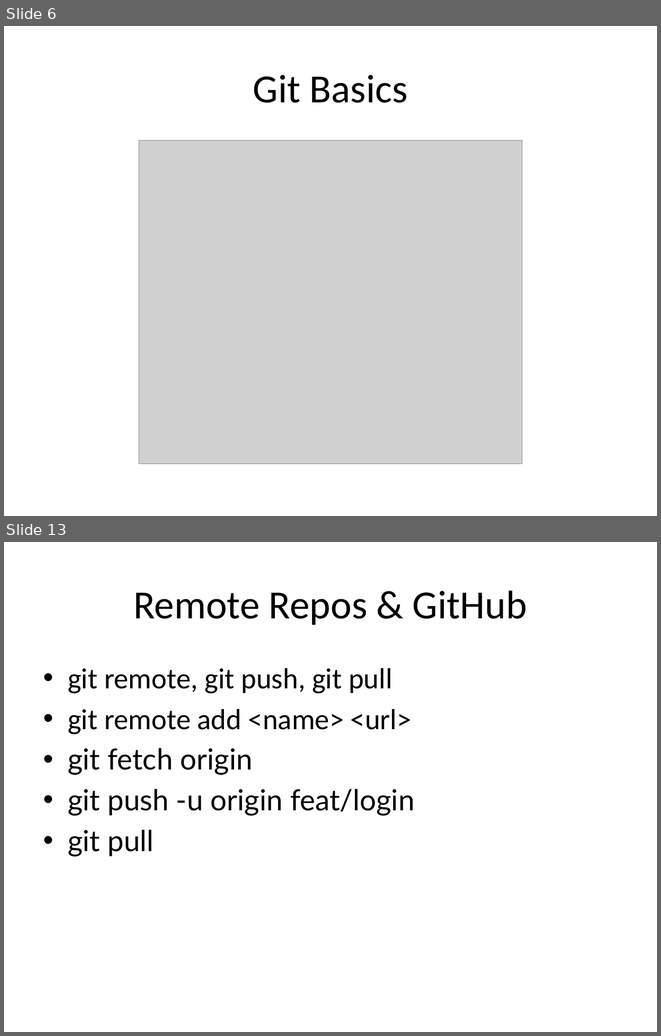
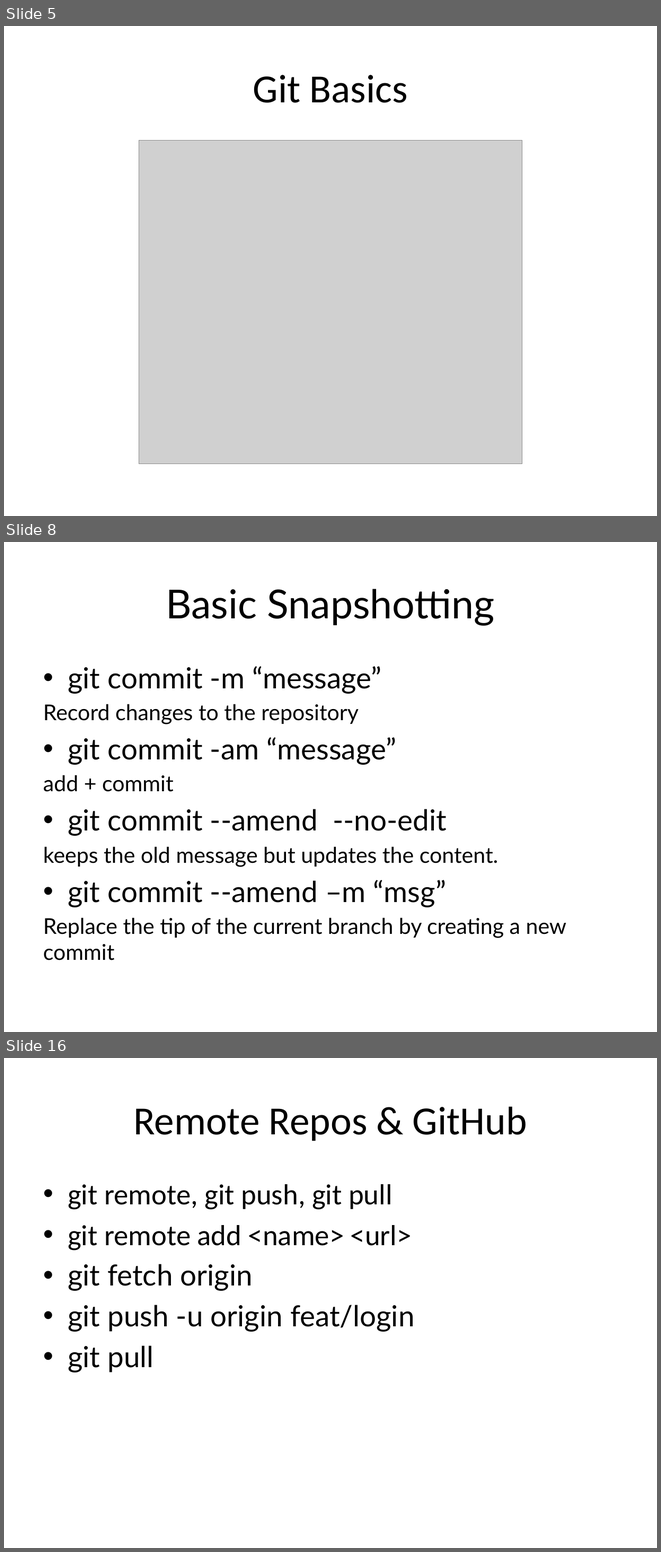
Before and after one commit to duongbach202156/git-test, a slide deck: src/main/resources/Git_Slide.pptx. Shown one above the other, each under a label of ours: slides 6 and 13 before the commit, slides 5, 8 and 16 after it; the slides between them are not shown. The pictures are 661x1036 and 661x1552 pixels, drawn with LibreOffice and Linux fonts; fonts in the diff are those of the drawing; grey boxes stand for pictures. Boxes give left, top, right and bottom in pixels: in the first picture for what was removed or moved away, otherwise in the second. Text is boxed around its words. In the diff, an @@ line names an element or a change of style, - is before the commit and + after.

```diff
--- a/src/main/resources/Git_Slide.pptx
+++ b/src/main/resources/Git_Slide.pptx
@@ slide 8 added at [4,542,657,1032], background #FFFFFF @@
@@ title added at [166,589,495,625], 44 pt, text #000000 @@
+Basic Snapshotting
@@ text added at [43,666,567,960], 24 pt, text #000000 @@
+• git commit -m “message”
+Record changes to the repository
+• git commit -am “message”
+add + commit
+• git commit --amend --no-edit
+keeps the old message but updates the content.
+• git commit --amend –m “msg”
+Replace the tip of the current branch by creating a new commit
@@ what was slide 6 is now slide 5 @@
@@ what was slide 13 is now slide 16 @@
```
Also in this commit, not shown: 9 slides changed, 6 other slides added.
